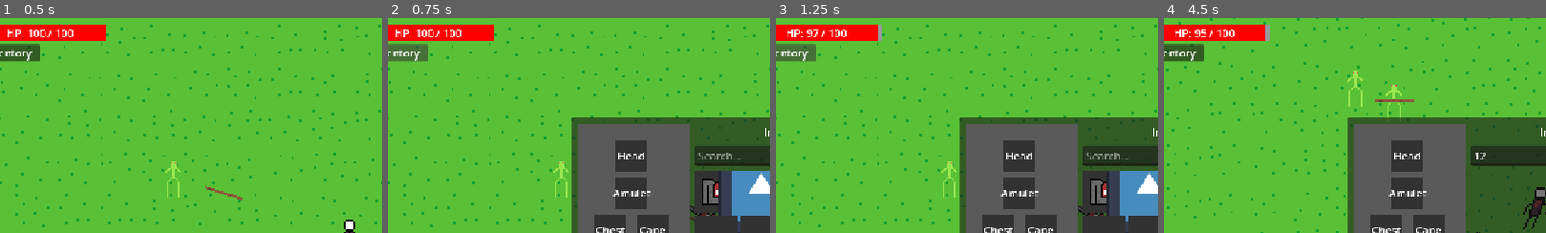
Above: before the commit, frames 1-4 (left to right).
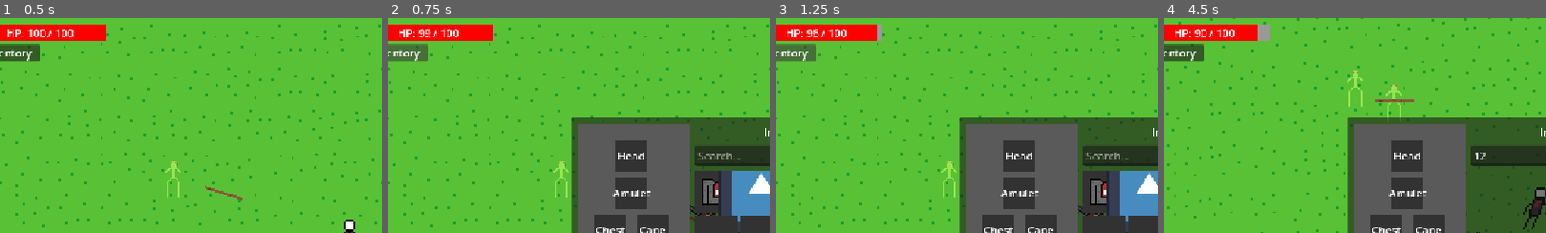
Above: after the commit, the same moments.

Repository: LavaWander/Slesh
Game: Godot game, scene res://world.tscn
The game is run twice, just before and just after one commit, with the same random seed, the same clock (stepped at 60 frames per second) and the same inputs.
Inputs (mouse positions are % of the whole screen's width and height, from its top left):
- Up to frame 1 (0.5 s): no input
- Up to frame 2 (0.75 s): click (5, 8) at 0.5 s
- Up to frame 3 (1.25 s): no input
- Up to frame 4 (4.5 s): click (57, 32) at 1.27 s; type "12" at 1.35 s; tap Enter at 2 s; move the mouse to (33, 49) at 2.02 s; hold D (move_right) 2.03-2.78 s; hold Right mouse button (attack_slash) 2.03-2.78 s; click (33, 49) at 2.17 s; move the mouse to (39, 49) at 2.77 s; hold S (move_down) 2.78-3.53 s; click (39, 49) at 2.85 s; move the mouse to (33, 58) at 3.52 s; hold D (move_right) 3.53-4.28 s; hold Shift (run) 3.53-4.28 s; click (33, 58) at 3.67 s; move the mouse to (40, 58) at 4.27 s; hold W (move_up) from 4.28 s (still down); right-click (40, 58) at 4.35 s; click (40, 58) at 4.42 s
The pictures show only the part of the screen within x 4-54%, y 0-50%; the shares and areas given below are measured in that part.

Frame 1 is identical in both runs. In frame 2, 0.4% of the frame differs, in the area x 2-28%, y 3-11%; in frame 3, less than 0.1%; in frame 4, 0.2%.

Commit message:
Fixed thrust hitbox to cover the entire distance, and not just the end of the thrust

Diff:
--- a/Game/sword/thrust/thrust.gd
+++ b/Game/sword/thrust/thrust.gd
@@ -7,30 +7,39 @@
 var lifetime := 1.0 # default, should be changed by ThrustHandler
 var size := 1.0 # default, should be changed by ThrustHandler
 var damage := 1
+var reach_from_player := 0.0
 
 var elapsed := 0.0
 
+@onready var sprite: AnimatedSprite2D = $AnimatedSprite2D
+@onready var area: Area2D = $Area2D
+@onready var collision_shape: CollisionShape2D = $Area2D/CollisionShape2D
 @onready var attack: AttackComponent = $AttackComponent
 
+var base_collision_size := Vector2.ZERO
+var base_collision_position := Vector2.ZERO
+
 func _ready():
-	# SCALE EVERYTHING (visual + hitbox)
+	var rect := collision_shape.shape as RectangleShape2D
+	if rect == null:
+		push_warning("Thrust expects a RectangleShape2D hitbox.")
+		return
+
+	rect = rect.duplicate()
+	collision_shape.shape = rect
+
+	base_collision_size = rect.size
+	base_collision_position = collision_shape.position
+
 	scale *= Vector2(size, size)
+	_extend_hitbox_to_player()
 
-	# adjust animation speed to match lifetime
-	var sprite = $AnimatedSprite2D
 	var frame_count = sprite.sprite_frames.get_frame_count("default")
-	print("Lifetime = ", lifetime)
-	print("Frames = ", frame_count)
-
-
-	# FPS = frames / lifetime → animation fits exactly
 	sprite.speed_scale = frame_count / lifetime
 	sprite.play("default")
 
-	# configure attack component (this is the only real addition)
 	attack.configure(damage, self)
-
-	$Area2D.body_entered.connect(_on_body_entered)
+	area.body_entered.connect(_on_body_entered)
 
 func _process(delta):
 	elapsed += delta
@@ -43,3 +52,19 @@
 
 func _on_body_entered(body):
 	attack.try_hit(body)
+
+func _extend_hitbox_to_player() -> void:
+	var rect: RectangleShape2D = collision_shape.shape as RectangleShape2D
+	if rect == null:
+		return
+
+	var scale_x: float = absf(scale.x)
+	if is_zero_approx(scale_x):
+		scale_x = 1.0
+
+	var base_back_reach_world: float = (base_collision_size.x * 0.5 - base_collision_position.x) * scale_x
+	var extra_back_reach_world: float = maxf(0.0, reach_from_player - base_back_reach_world)
+	var extra_back_reach_local: float = extra_back_reach_world / scale_x
+
+	rect.size.x = base_collision_size.x + extra_back_reach_local
+	collision_shape.position.x = base_collision_position.x - extra_back_reach_local * 0.5
--- a/Game/sword/thrust_handler.gd
+++ b/Game/sword/thrust_handler.gd
@@ -59,6 +59,8 @@
 	projectile.lifetime = get_final_thrust_duration()
 	projectile.size = get_final_thrust_size()
 	projectile.damage = get_final_thrust_damage()
+	projectile.reach_from_player = spawn_distance
+
 	get_tree().current_scene.add_child(projectile)
 
 
Not shown, added: Game/sword/thrust/thrust.tscn1831003478.tmp
Not shown, changed: Notes.txt
